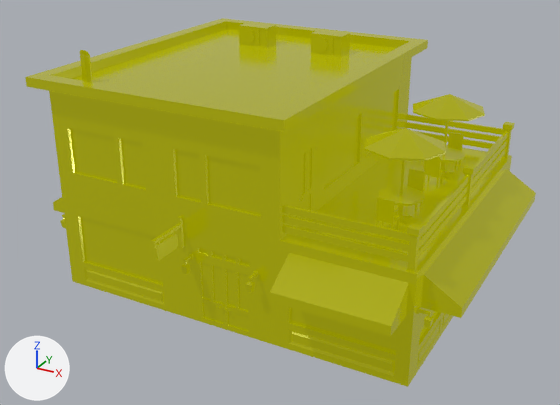
An edit to the glTF model public/models/building-restaurant.glb, drawn before and after from the same camera.
Rendered twice from a 50 mm lens placed at (11.41, -22.0, 13.06), pointed at (-0.26, -0.79, 2.46). Lighting does not change. The marker at lower left points along +X, +Y and +Z. Where no turn or scale is listed for an object, it has been applied to the vertices.

The first picture shows 'building-restaurant'.
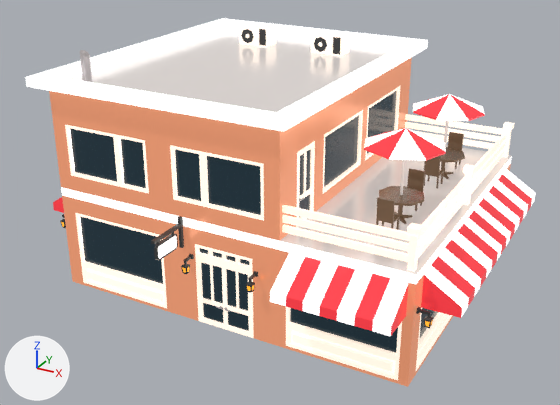
Boxes (x1, y1, x2, y2) around the edits, measured in the pictures (560 x 405 px):
```json
{"object": "building-restaurant", "change": "recoloured", "before": [25, 18, 536, 387], "after": [25, 18, 536, 387]}
```

The change, as JSON lines over the scene's bpy script:
```json
{"op": "add", "block": "img_base", "code": ["img_base = load_image('base', '_unpacked/base', 1024, 1024, 'sRGB')"]}
{"op": "add", "block": "mat_lowpoly_colors_001", "code": ["mat_lowpoly_colors_001 = bpy.data.materials.new('LOWPOLY-COLORS.001')", "# uses the picture img_base"]}
{"block": "me_building_restaurant", "where": "me_building_restaurant.from_pydata(...)  # 2381 vertices, 4352 faces; spans x -7.13..7.15, y -6.4..6.5, z -0.1..7.8"}
{"op": "remove", "block": "me_building_restaurant", "code": "me_building_restaurant.materials.append(mat_lowpoly_colors)"}
{"op": "add", "block": "me_building_restaurant", "code": "me_building_restaurant.materials.append(mat_lowpoly_colors_001)"}
```
